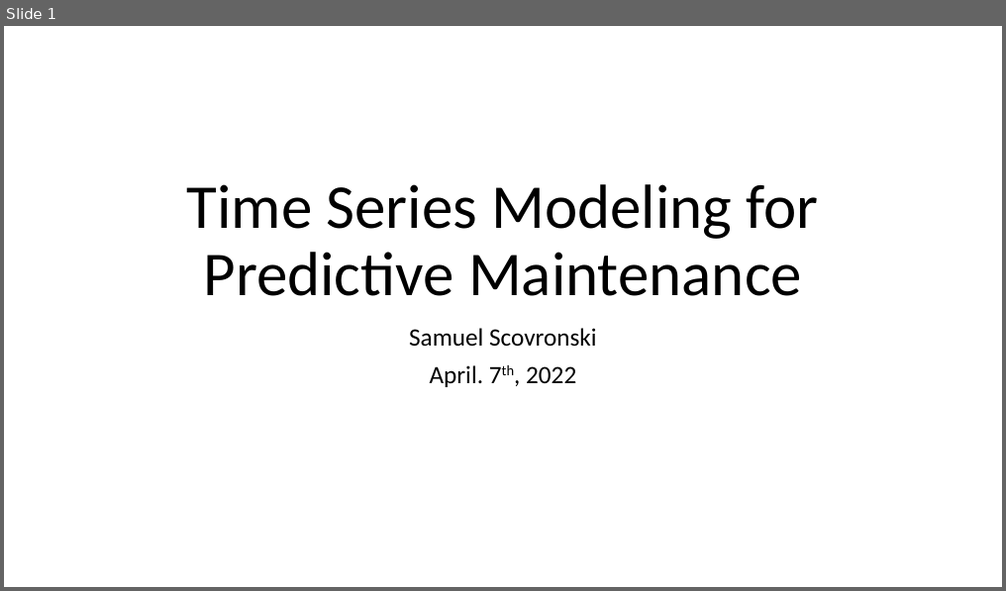
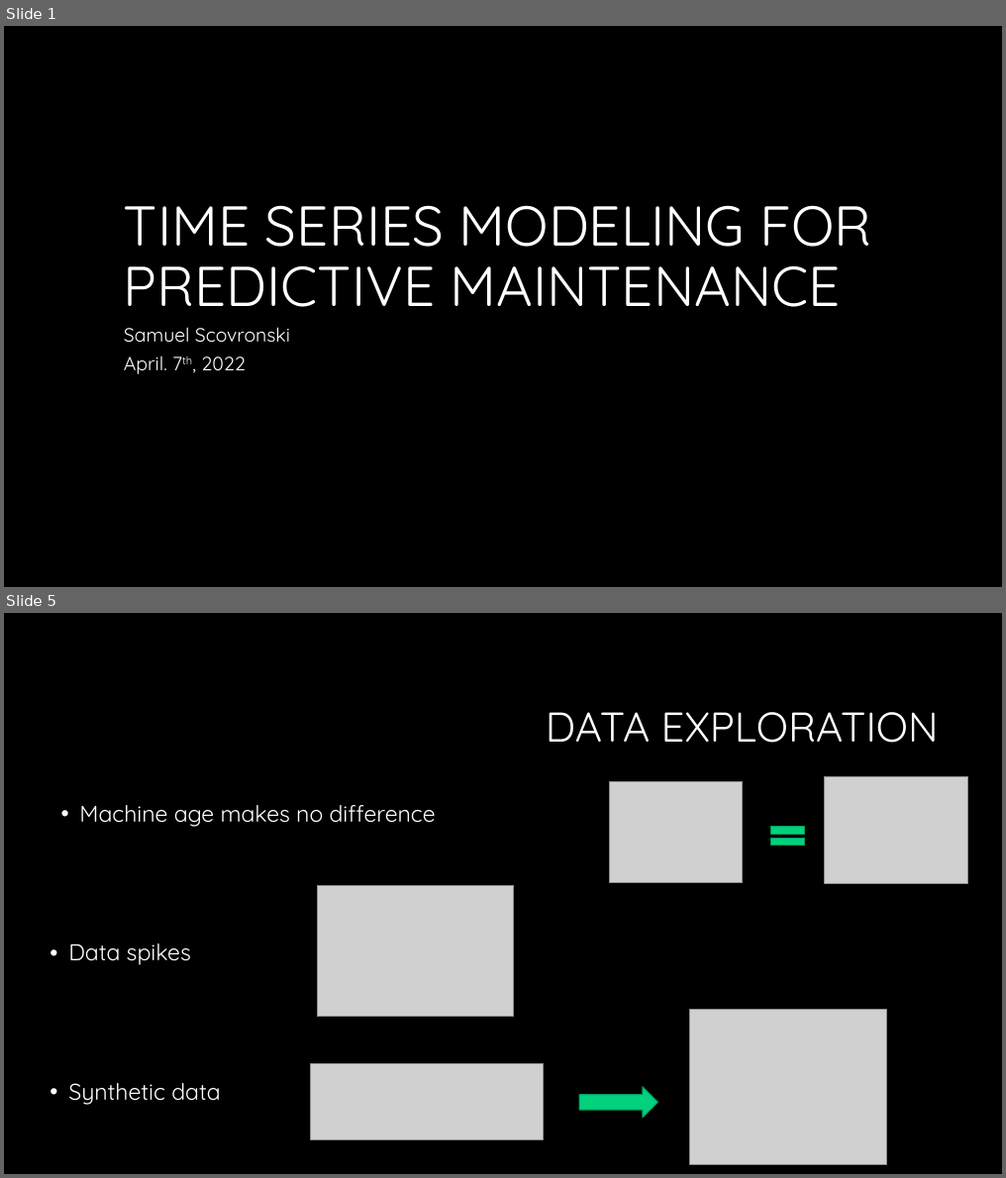
Before and after one commit to scosam/PredictiveMaintenance, a slide deck: reports/Capstone Project Presentation.pptx. Shown one above the other, each under a label of ours: slide 1 before the commit, slides 1 and 5 after it; the slides between them are not shown. The pictures are 1006x591 and 1006x1178 pixels, drawn with LibreOffice and Linux fonts; fonts in the diff are those of the drawing; grey boxes stand for pictures; background and template pictures are left out. Boxes give left, top, right and bottom in pixels: in the first picture for what was removed or moved away, otherwise in the second. Text is boxed around its words. In the diff, an @@ line names an element or a change of style, - is before the commit and + after.

```diff
--- a/reports/Capstone Project Presentation.pptx
+++ b/reports/Capstone Project Presentation.pptx
@@ slide 5 added at [4,613,1002,1174], background #000000 @@
@@ title added at [546,712,939,743], 40 pt, text #FFFFFF @@
+DATA EXPLORATION
@@ picture added at [609,781,743,883] @@
@@ picture added at [825,777,967,884] @@
@@ text added at [79,805,436,827], 22 pt, text #FFFFFF @@
+• Machine age makes no difference
@@ math equal added at [765,820,811,852], fill #01D17D, outline #019B5C 1 pt @@
@@ picture added at [317,885,514,1017] @@
@@ text added at [68,944,191,965], 22 pt, text #FFFFFF @@
+• Data spikes
@@ picture added at [690,1010,887,1164] @@
@@ text added at [68,1083,220,1105], 22 pt, text #FFFFFF @@
+• Synthetic data
@@ picture added at [311,1064,543,1141] @@
@@ right arrow added at [580,1087,658,1118], fill #01D17D, outline #019B5C 1 pt @@
@@ slide 1 changed as well @@
@@ background #FFFFFF to #000000 @@
@@ title at [124,205,872,307]: text changed; size 60 to 54 pt; font Calibri to Quicksand; text colour #000000 to #FFFFFF @@
-Time Series Modeling for Predictive Maintenance
+TIME SERIES MODELING FOR PREDICTIVE MAINTENANCE
@@ subtitle "Samuel Scovronski": place and size @@
-subtitle "Samuel Scovronski" at [409,328,597,387]
+subtitle "Samuel Scovronski" at [124,327,290,374]
@@ subtitle "Samuel Scovronski" at [124,327,290,374]: size 24 to 18.5 pt, font Calibri to Quicksand, text colour #000000 to #FFFFFF; alignment centre to left; line spacing 0.9 to 0.8 @@
```
Also in this commit, not shown: 2 other slides changed, 10 other slides added, 3 slides removed, 4 other files.
